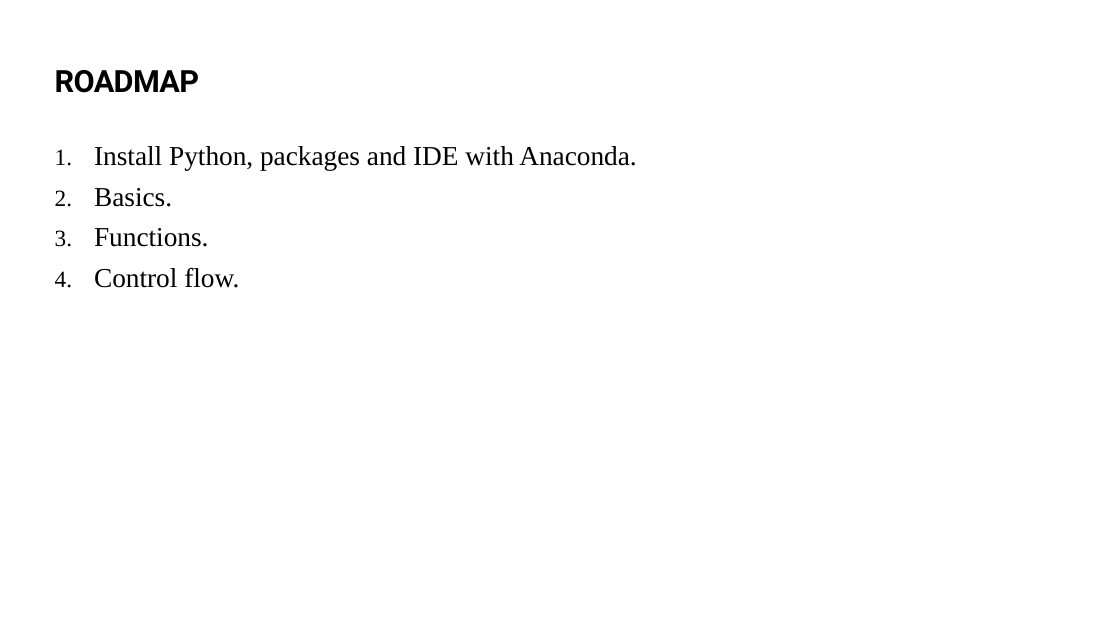
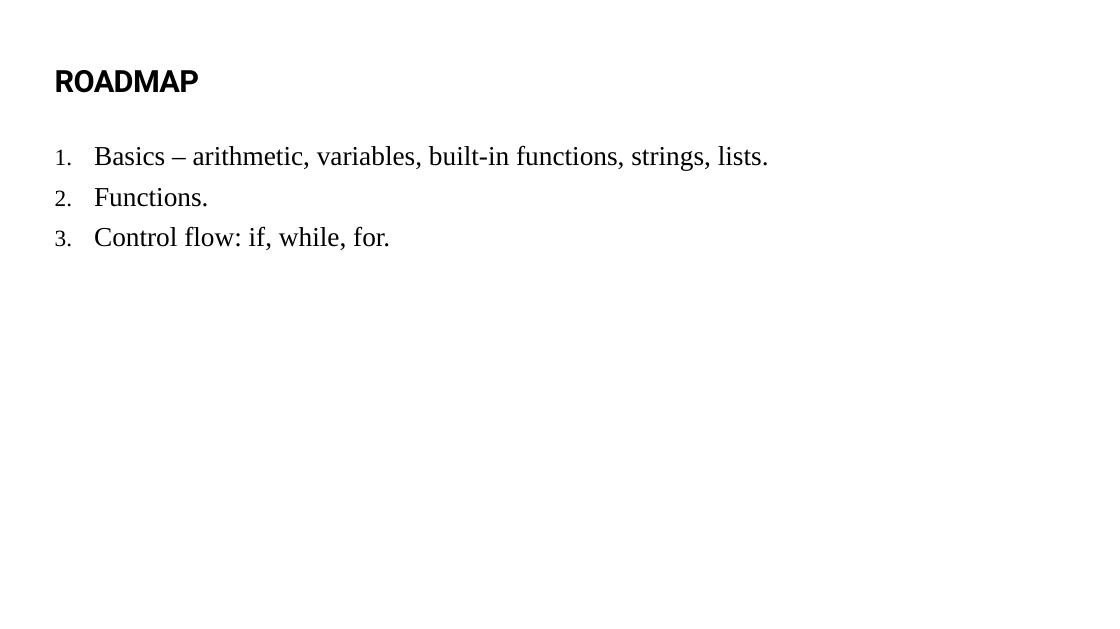
Before and after one commit to sergeyf/Python_intro_class, a slide deck: slide 16 of Python_Course_1.pptx (slide 13 before the commit). Drawn at 1120x629 pixels with LibreOffice and Linux fonts; fonts in the diff are those of the drawing. Boxes give left, top, right and bottom in pixels: in the first picture for what was removed or moved away, otherwise in the second. Text is boxed around its words. In the diff, an @@ line names an element or a change of style, - is before the commit and + after.

```diff
--- a/Python_Course_1.pptx
+++ b/Python_Course_1.pptx
@@ text at <box>94,145,769,170</box>: text changed @@
-  1. Install Python, packages and IDE with Anaconda.
-  2. Basics.
+  1. Basics – arithmetic, variables, built-in functions, strings, lists.
@@ text at <box>94,226,390,250</box>: text changed @@
-  4. Control flow.
+  3. Control flow: if, while, for.
```
Also in this commit, not shown: 7 other slides changed, 5 slides added, 2 other files.
